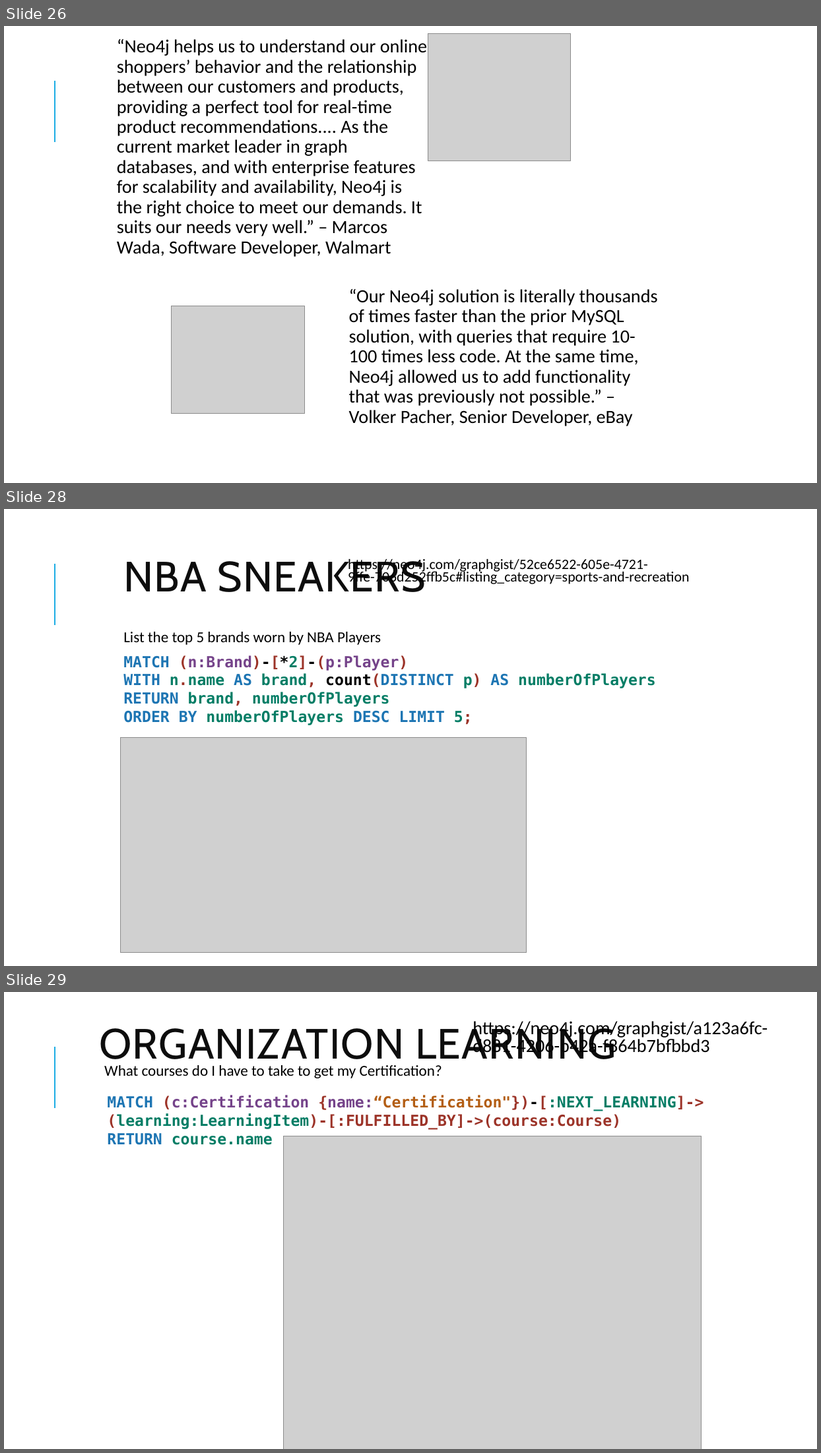
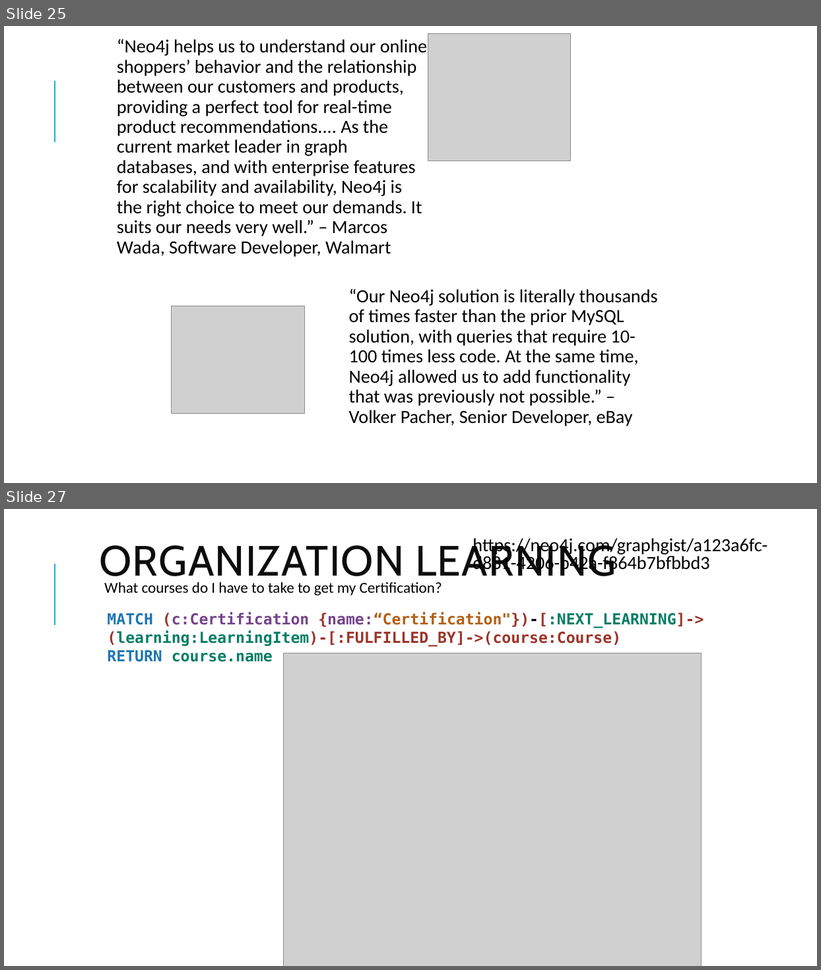
Before and after one commit to jenparker1975/Diabook, a slide deck: presentation/Graph DBs.pptx. Shown one above the other, each under a label of ours: slides 26, 28 and 29 before the commit, slides 25 and 27 after it; the slides between them are not shown. The pictures are 821x1453 and 821x970 pixels, drawn with LibreOffice and Linux fonts; fonts in the diff are those of the drawing; grey boxes stand for pictures. Boxes give left, top, right and bottom in pixels: in the first picture for what was removed or moved away, otherwise in the second. Text is boxed around its words. In the diff, an @@ line names an element or a change of style, - is before the commit and + after.

Commit message:
updated db and presentation

```diff
--- a/presentation/Graph DBs.pptx
+++ b/presentation/Graph DBs.pptx
@@ slide 28 removed at (4, 509, 817, 966), background #FFFFFF; not listed: 1 template element that a slide beside it also shows @@
@@ title removed at (123, 559, 426, 592) @@
-NBA SNEAKERS
@@ text removed at (348, 559, 689, 586) @@
-https://neo4j.com/graphgist/52ce6522-605e-4721-9ffe-706d252ffb5c#listing_category=sports-and-recreation
@@ text removed at (123, 632, 381, 645) @@
-List the top 5 brands worn by NBA Players
@@ text removed at (123, 656, 656, 725) @@
-MATCH (n:Brand)-[*2]-(p:Player)
-WITH n.name AS brand, count(DISTINCT p) AS numberOfPlayers
-RETURN brand, numberOfPlayers
-ORDER BY numberOfPlayers DESC LIMIT 5;
@@ picture removed at (121, 738, 526, 953) @@
@@ what was slide 26 is now slide 25 @@
@@ what was slide 29 is now slide 27 @@
```
Also in this commit, not shown: 1 other slide removed, 34 other files.
